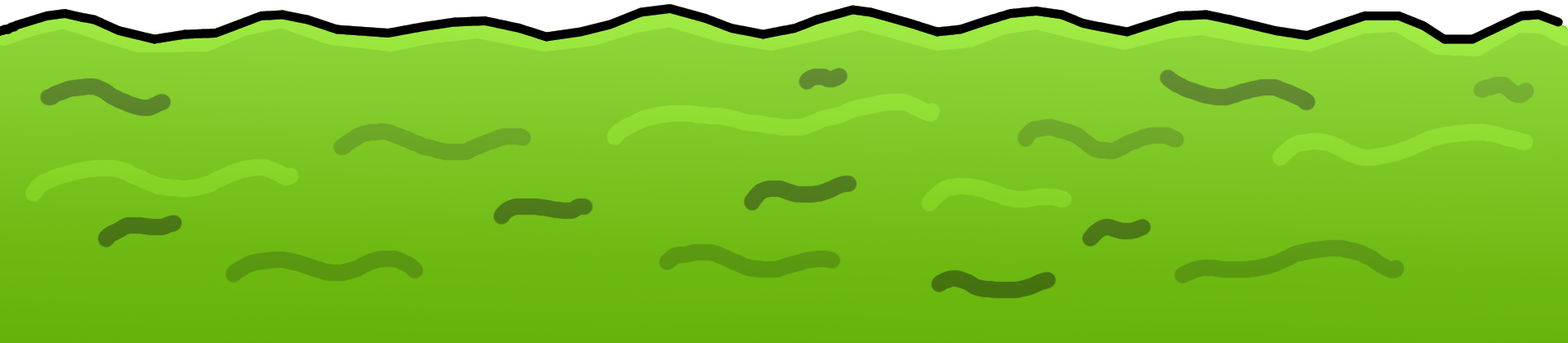
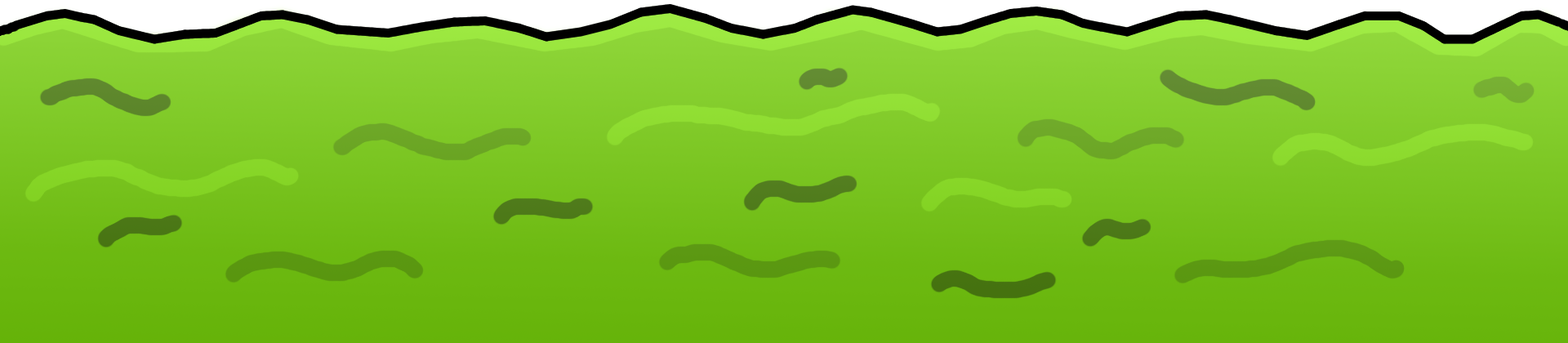
Layered file, before and after one edit (w=1568, h=343). Changes by layer:
painted on "Background" over [left=1558, top=18, right=1568, bottom=32]
added layer "White" over [left=1558, top=18, right=1568, bottom=32]
